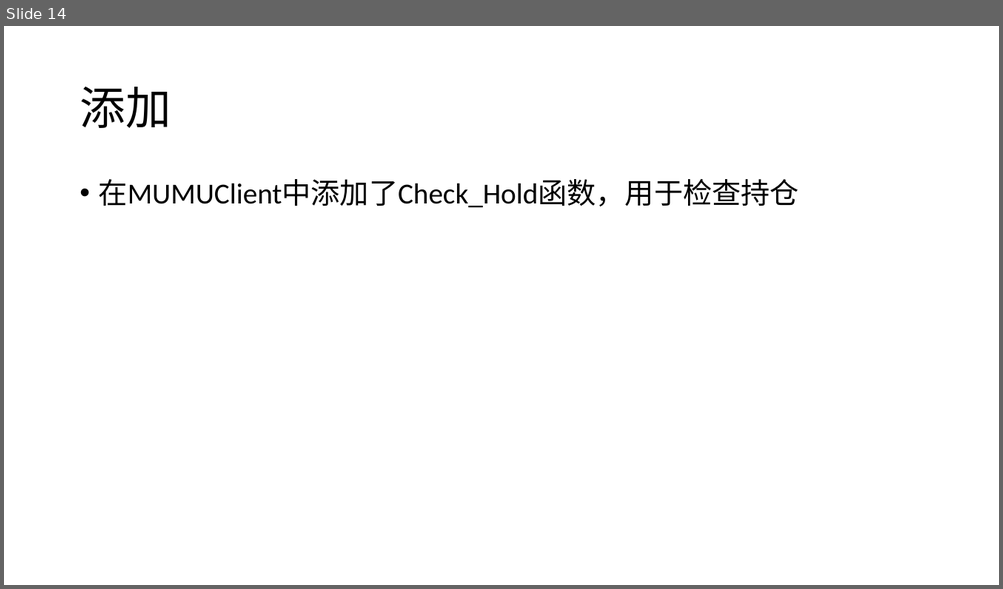
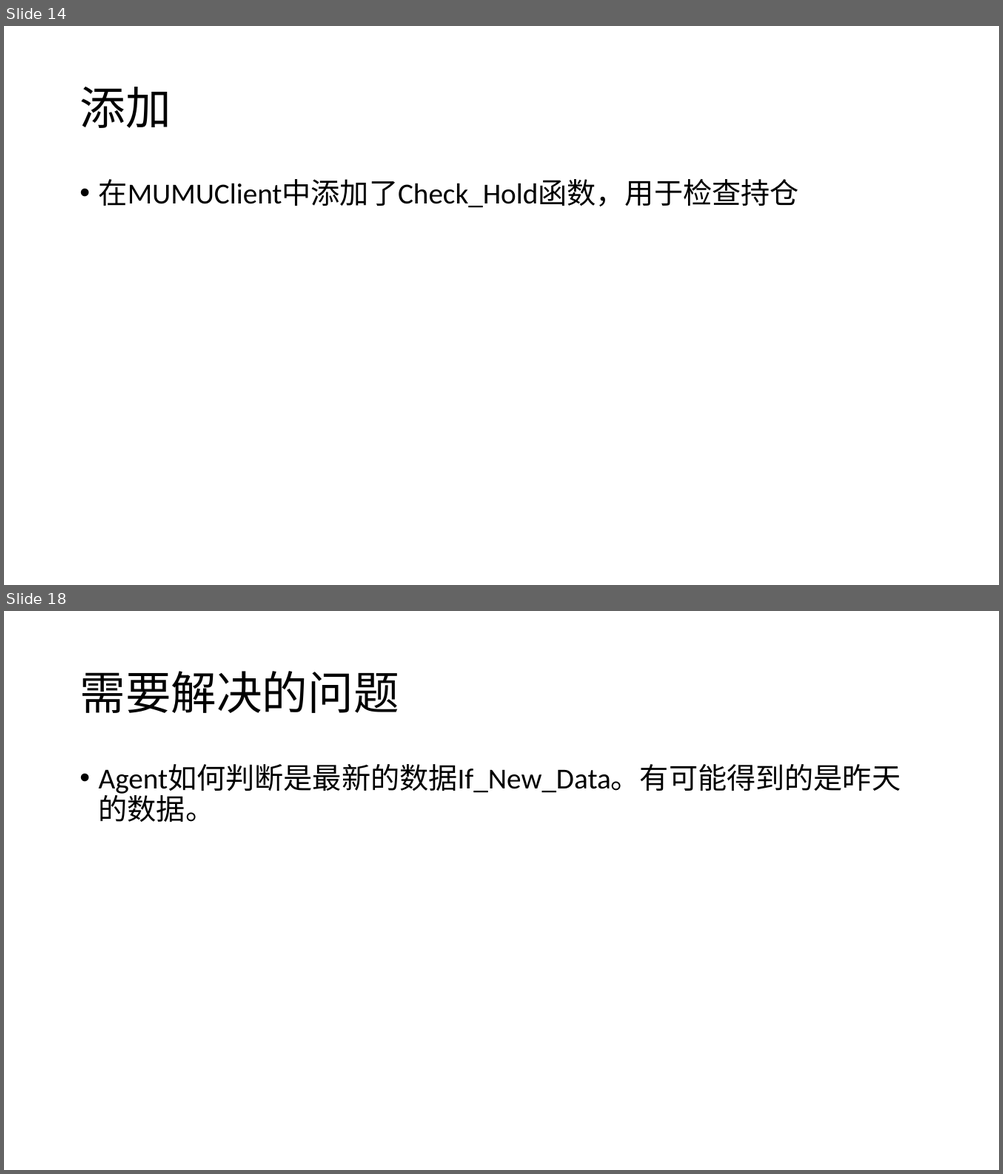
Before and after one commit to BGDSW/Quantitative-Investment, a slide deck: log.pptx. Shown one above the other, each under a label of ours: slide 14 before the commit, slides 14 and 18 after it; the slides between them are not shown. The pictures are 1003x589 and 1003x1174 pixels, drawn with LibreOffice and Linux fonts; fonts in the diff are those of the drawing. Boxes give left, top, right and bottom in pixels: in the first picture for what was removed or moved away, otherwise in the second. Text is boxed around its words. In the diff, an @@ line names an element or a change of style, - is before the commit and + after.

```diff
--- a/log.pptx
+++ b/log.pptx
@@ slide 18 added at (x1=4, y1=611, x2=999, y2=1170), background #FFFFFF @@
@@ title added at (x1=79, y1=671, x2=398, y2=713), 44 pt, text #000000 @@
+需要解决的问题
@@ text added at (x1=99, y1=764, x2=901, y2=823), 28 pt, text #000000 @@
+• Agent如何判断是最新的数据If_New_Data。有可能得到的是昨天的数据。
```
Also in this commit, not shown: 3 other slides added, 8 other files.
